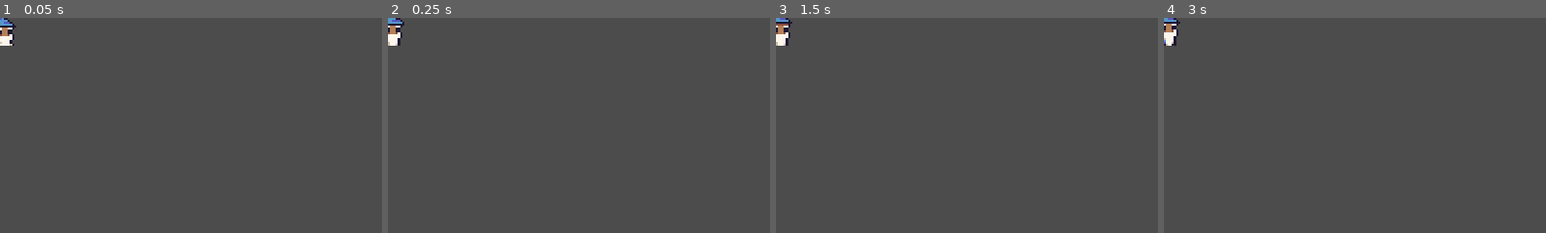
Above: before the commit, frames 1-4 (left to right).
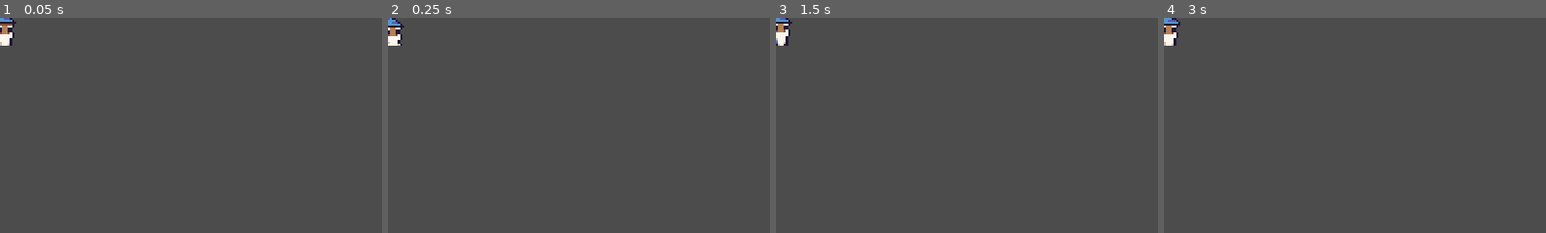
Above: after the commit, the same moments.

Repository: Thomas-Raveneau/SocialDungeons
Game: Godot game, scene res://Scenes/Mobs/Mage.tscn
The game is run twice, just before and just after one commit, with the same random seed, the same clock (stepped at 60 frames per second) and the same inputs. This scene is started directly instead of the project's main scene.
Inputs (mouse positions are % of the whole screen's width and height, from its top left):
- Up to frame 1 (0.05 s): no input
- Up to frame 2 (0.25 s): no input
- Up to frame 3 (1.5 s): tap Enter at 0.5 s; move the mouse to (72, 45) at 0.52 s; hold D (move_right) 0.53-1.28 s; tap Shift (action_dash) at 0.6 s; move the mouse to (30, 55) at 1.27 s; hold S (move_down) from 1.28 s (still down); click (30, 55) at 1.35 s
- Up to frame 4 (3 s): move the mouse to (60, 28) at 2.02 s; release S (move_down) at 2.03 s; hold D (move_right) 2.03-2.78 s; hold A (action_spell_02) 2.03-2.78 s; move the mouse to (45, 70) at 2.77 s; hold Z (move_up) from 2.78 s (still down); tap C (action_spêll_03) at 2.85 s
The pictures show only the part of the screen within x 0-50%, y 0-50%; the shares and areas given below are measured in that part.

The runs differ from the first frame. In frame 1, 0.2% of the frame differs, in the area x 0-5%, y 0-13%; in frame 2, 0.2%; in frame 3, 0.1%; in frame 4, 0.2%.
Error in both runs: Invalid get index '0' (on base: 'Array'). (res://Scenes/Mobs/Mage.gd:36)

Commit message:
[ADD] - Change to mobs physics

Diff:
--- a/Scenes/Mobs/AMonster.gd
+++ b/Scenes/Mobs/AMonster.gd
@@ -50,13 +50,14 @@
 
 ############################# PUBLIC METHODS ###################################
 
-func get_knockback_multiplier() -> float:
+func get_knockback_multiplier() -> Vector2:
 	if (CURRENT_WEIGHT_CLASS != WEIGHT_CLASS.IMMOVABLE):
-		return float(CURRENT_WEIGHT_CLASS / 2)
-	return WEIGHT_CLASS.IMMOVABLE
+		return Vector2(float(CURRENT_WEIGHT_CLASS / 2), float(CURRENT_WEIGHT_CLASS / 2))
+	return Vector2(WEIGHT_CLASS.IMMOVABLE, WEIGHT_CLASS.IMMOVABLE)
 
-func take_damage(damage_amount : int, damage_orientation : Vector2) -> void:
+func take_damage(damage_amount : int, damage_orientation : Vector2, knockback_force : int) -> void:
 	health = health - damage_amount
+	damage_orientation = knockback_force * get_knockback_multiplier()
 	if (health <= 0):
 		is_alive = false
 		_handle_death_animation()
--- a/Scenes/Mobs/Mage.gd
+++ b/Scenes/Mobs/Mage.gd
@@ -92,11 +92,13 @@
 		if hitbox.disabled or !node:
 			continue
 		if get_tree().get_nodes_in_group("projectile").has(node.collider):
-			take_damage(node.collider.DAMAGE, node.collider.orientation)
+			take_damage(node.collider.DAMAGE, node.collider.orientation, 1)
 			node.collider.destroy()
 
 func _handle_death_animation() -> void:
 	hitbox.disabled = true
+	animation.self_modulate = Color(0/255.0, 0/255.0, 0/255.0)
+	print("LMAO IM DEAD")
 	$DeathSound.play()
 	is_attacking = false
 	_handle_death()
@@ -110,12 +112,11 @@
 func _handle_damage_animation(damage_orientation : Vector2) -> void:
 	$DamageTimer.start()
 	is_taking_damage = true
-	animation.self_modulate = Color(235/255.0, 70/255.0, 70/255.0)
 	knockback = damage_orientation.normalized()
 
 ####################### PUBLIC METHODS #########################################
 
-func take_damage(damage_amount : int, damage_orientation : Vector2) -> void:
+func take_damage(damage_amount : int, damage_orientation : Vector2, knockback_force : int) -> void:
 	health = health - damage_amount
 	if (health <= 0):
 		is_alive = false
--- a/Scenes/Mobs/Mage.tscn
+++ b/Scenes/Mobs/Mage.tscn
@@ -19,14 +19,14 @@
 "name": "idle",
 "speed": 5.0
 }, {
+"frames": [ ExtResource( 5 ), ExtResource( 1 ), ExtResource( 4 ), ExtResource( 7 ) ],
+"loop": true,
+"name": "walk",
+"speed": 5.0
+}, {
 "frames": [ ExtResource( 8 ) ],
 "loop": false,
 "name": "hurt",
-"speed": 5.0
-}, {
-"frames": [ ExtResource( 5 ), ExtResource( 1 ), ExtResource( 4 ), ExtResource( 7 ) ],
-"loop": true,
-"name": "walk",
 "speed": 5.0
 } ]
 
@@ -61,7 +61,7 @@
 [node name="Animation" type="AnimatedSprite" parent="."]
 frames = SubResource( 1 )
 animation = "idle"
-frame = 2
+frame = 1
 playing = true
 
 [node name="Hitbox" type="CollisionShape2D" parent="."]
--- a/Scenes/Mobs/Orc.gd
+++ b/Scenes/Mobs/Orc.gd
@@ -42,7 +42,7 @@
 	if player and !is_taking_damage and !is_attacking:
 		velocity = position.direction_to(player.position).normalized() * SPEED
 	elif is_taking_damage:
-		velocity = knockback.normalized() * KNOCKBACK_FORCE
+		velocity = knockback.normalized() * get_knockback_multiplier() * KNOCKBACK_FORCE
 	for i in mobs_view:
 		velocity = (velocity.normalized() + (position.direction_to(i.position) * -1)).normalized() * SPEED
 	velocity = move_and_slide(velocity)
@@ -85,19 +85,20 @@
 
 func _handle_death_animation() -> void:
 	$DeathSound.play()
+	skin.self_modulate = Color(235/255.0, 70/255.0, 70/255.0)
+	print("LMAO IM DEAD ORC SIDE")
 	_handle_death()
 
 func _handle_damage_animation(damage_orientation : Vector2) -> void:
 	damage_timer.start()
+	print("HIT BOUBOUBOU")
 	skin.self_modulate = Color(235/255.0, 70/255.0, 70/255.0)
-#	knockback = damage_orientation.normalized()
-	knockback = Vector2.ZERO
 	is_taking_damage = true
 
 
 ### PUBLIC METHODS ###
 
-func take_damage(damage_amount : int, damage_orientation : Vector2) -> void:
+func take_damage(damage_amount : int, damage_orientation : Vector2, knockback_force : int) -> void:
 	health = health - damage_amount
 	if (health <= 0):
 		is_alive = false
--- a/Scenes/Player/Spells/BasicAttack.gd
+++ b/Scenes/Player/Spells/BasicAttack.gd
@@ -92,7 +92,7 @@
 		elif get_tree().get_nodes_in_group("player").has(node.collider) and direction_state == "toward_player":
 			destroy()
 		elif get_tree().get_nodes_in_group("mobs").has(node.collider) and !touch_target.has(node.collider):
-			node.collider.take_damage(DAMAGE, position - node.collider.position)
+			node.collider.take_damage(DAMAGE, position - node.collider.position, 1)
 			touch_target.push_back(node.collider)
 			destroy()
 
--- a/Scenes/Player/Spells/Lightning.gd
+++ b/Scenes/Player/Spells/Lightning.gd
@@ -44,4 +44,4 @@
 
 func _on_Lightning_body_entered(body):
 	if (get_tree().get_nodes_in_group("mobs").has(body)):
-		body.take_damage(DAMAGE, Vector2.ZERO)
+		body.take_damage(DAMAGE, Vector2.ZERO, 1)
--- a/Scenes/Player/Spells/PortalSpear.gd
+++ b/Scenes/Player/Spells/PortalSpear.gd
@@ -120,4 +120,4 @@
 
 func _on_PortalSpear_body_entered(body):
 	if (get_tree().get_nodes_in_group("mobs").has(body)):
-		body.take_damage(DAMAGE, direction)
+		body.take_damage(DAMAGE, direction, 1)
